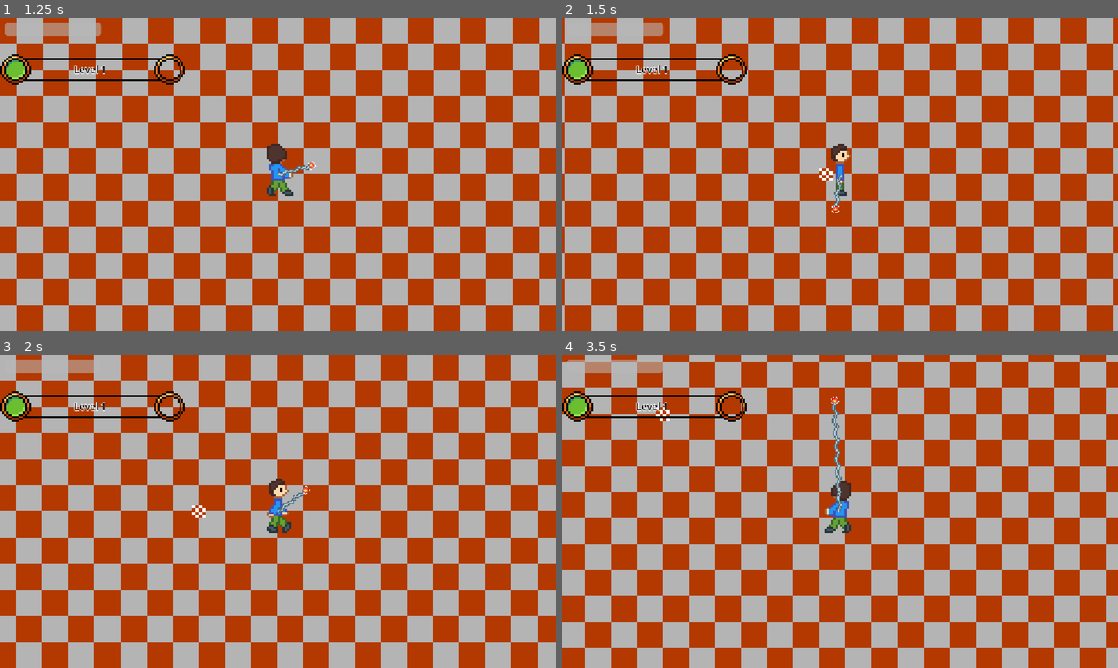
Above: before the commit, frames 1-4 (two rows, left to right).
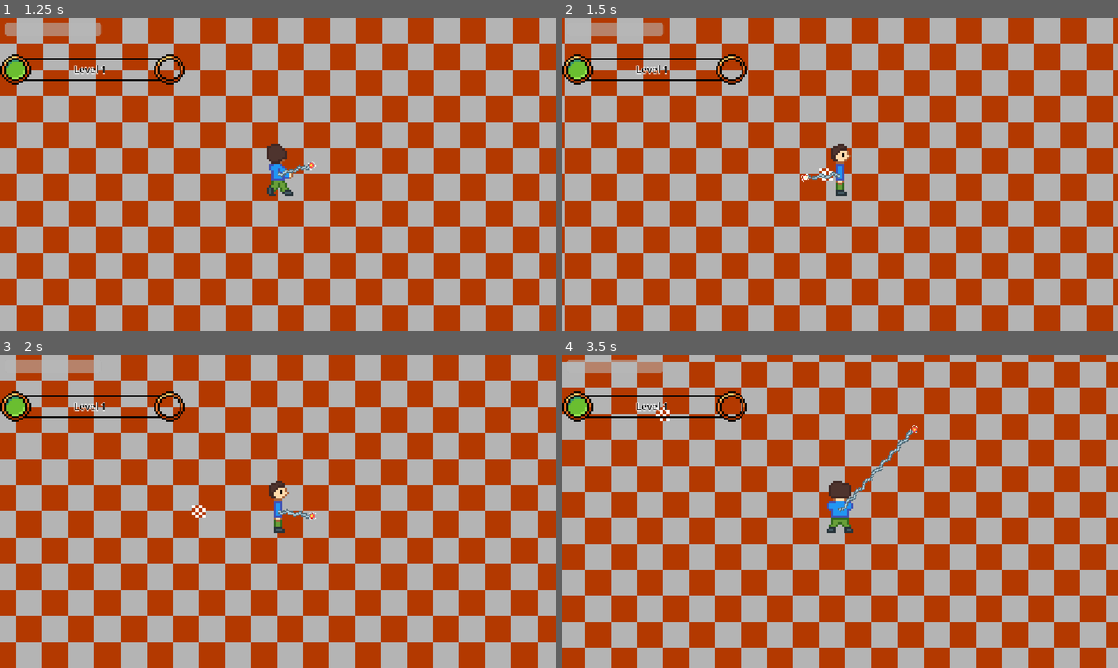
Above: after the commit, the same moments.

Repository: butteredsaltedtoast/super-miku-ball
Game: Godot game, scene res://levels/start_menu.tscn
Two runs of this game, one before a commit and one after it. Both use one fixed random seed, a clock stepped at 60 frames per second and the inputs below. Sound files missing from this copy of the repository are replaced by a short silence.
Inputs (mouse positions are in pixels of both pictures, inside the frame that each line leads up to):
- Up to frame 1 (1.25 s): click (172, 259) at 0.5 s
- Up to frame 2 (1.5 s): hold Right (arrow_right) from 1.28 s (still down); tap Z (primary) at 1.35 s
- Up to frame 3 (2 s): keep holding Right (arrow_right); tap X (secondary) at 1.55 s
- Up to frame 4 (3.5 s): release Right (arrow_right) at 2.03 s; hold Down (arrow_down) 2.03-2.78 s; tap X (secondary) at 2.1, 3.05 s; tap Z (primary) at 2.3 s; hold Right (arrow_right) from 2.78 s (still down); hold Space (extend) from 2.78 s (still down)

Frame 1 is identical in both runs. In frame 2, 0.2% of the frame differs, in the area x 43-51%, y 49-63%; in frame 3, 0.5%; in frame 4, 0.8%, in the area x 47-64%, y 13-57%.

Commit message:
implement parry

Diff:
--- a/enemies/projectiles/projectile.gd
+++ b/enemies/projectiles/projectile.gd
@@ -1,13 +1,18 @@
 extends Area2D
 var direction : Vector2
 var speed : float = 300.0
+var deflected = false
 
 func _physics_process(delta: float) -> void:
 	if GameState.inMenu: return
 	position += direction * speed * delta
 
 func _on_body_entered(body: Node2D) -> void:
-	if body == GameState.player:
+	if deflected:
+		if body.is_in_group("enemies"):
+			body.take_damage(50.0, self)
+			queue_free()
+	elif body == GameState.player:
 		GameState.player.take_damage(1.0)
 		queue_free()
 
@@ -16,3 +21,13 @@
 
 func _on_timer_timeout() -> void:
 	queue_free()
+
+
+func _on_area_entered(area: Area2D) -> void:
+	if deflected or GameState.player == null or GameState.player.parry_time <= 0:
+		return
+	if area == GameState.player.yoyo or area == GameState.player.ropeCollide:
+		deflected = true
+		direction = -direction
+		speed *= 1.5
+		GameState.play_sfx("res://Audio/SFX/snd_bullet_parry.mp3")
--- a/enemies/projectiles/projectile.tscn
+++ b/enemies/projectiles/projectile.tscn
@@ -18,5 +18,6 @@
 one_shot = true
 autostart = true
 
+[connection signal="area_entered" from="." to="." method="_on_area_entered"]
 [connection signal="body_entered" from="." to="." method="_on_body_entered"]
 [connection signal="timeout" from="Timer" to="." method="_on_timer_timeout"]
--- a/player/player.gd
+++ b/player/player.gd
@@ -17,6 +17,7 @@
 var facing : Vector2 = Vector2.RIGHT
 var cradle_time : float = 0
 var loop_time : float = 0
+var parry_time : float = 0
 @onready var anim_sprite = $AnimatedSprite2D
 @onready var rope = $YoyoPivot/Rope/Rope
 @onready var ropeCollide = $YoyoPivot/Rope/Collide
@@ -33,6 +34,7 @@
 	GameState.xp_to_level = 3
 	GameState.run_time = 0
 	GameState.actives = []
+	GameState.actives = ["parry", "walkthedog"]
 	for k in GameState.upgrades:
 		GameState.upgrades[k] = 0
 	anim_sprite.play("default")
@@ -57,6 +59,8 @@
 	for k in cooldowns:
 		cooldowns[k] = max(0.0, cooldowns[k] - delta)
 	loop_time = max(0.0, loop_time - delta)
+	parry_time = max(0.0, parry_time - delta)
+	yoyo.modulate = Color(3, 3, 3) if parry_time > 0 else Color.WHITE
 	if Input.is_action_just_pressed("primary") and GameState.actives.size() > 0:
 		use_active(GameState.actives[0])
 	if Input.is_action_just_pressed("secondary") and GameState.actives.size() > 1:
@@ -69,7 +73,9 @@
 	if direction != Vector2.ZERO:
 		facing = direction
 	velocity = velocity.move_toward(direction * SPEED, ACCEL * delta)
-	if dog_time > 0:
+	if parry_time > 0:
+		$YoyoPivot.rotation += TAU / 0.35 * delta
+	elif dog_time > 0:
 		$YoyoPivot.rotation = facing.angle()
 	elif cradle_time > 0:
 		cradle_time -= delta
@@ -126,6 +132,8 @@
 	for body in ropehits:
 		if not body.is_in_group("enemies"):
 			continue
+		if parry_time > 0:
+			continue
 		if yoyo.overlaps_body(body) or body.cooldownTime < body.dmgCooldown:
 			continue
 		if target_length > yoyo.position.x - 10:
@@ -161,9 +169,12 @@
 		"walkthedog":
 			dog_time = 0.4
 			cooldowns[active] = 4
-		"cradle" :
+		"cradle":
 			cradle_time = 3
 			cooldowns[active] = 8
+		"parry":
+			parry_time = 0.35
+			cooldowns[active] = 10.0
 	print("used", active)
 
 func _on_timer_timeout() -> void:
